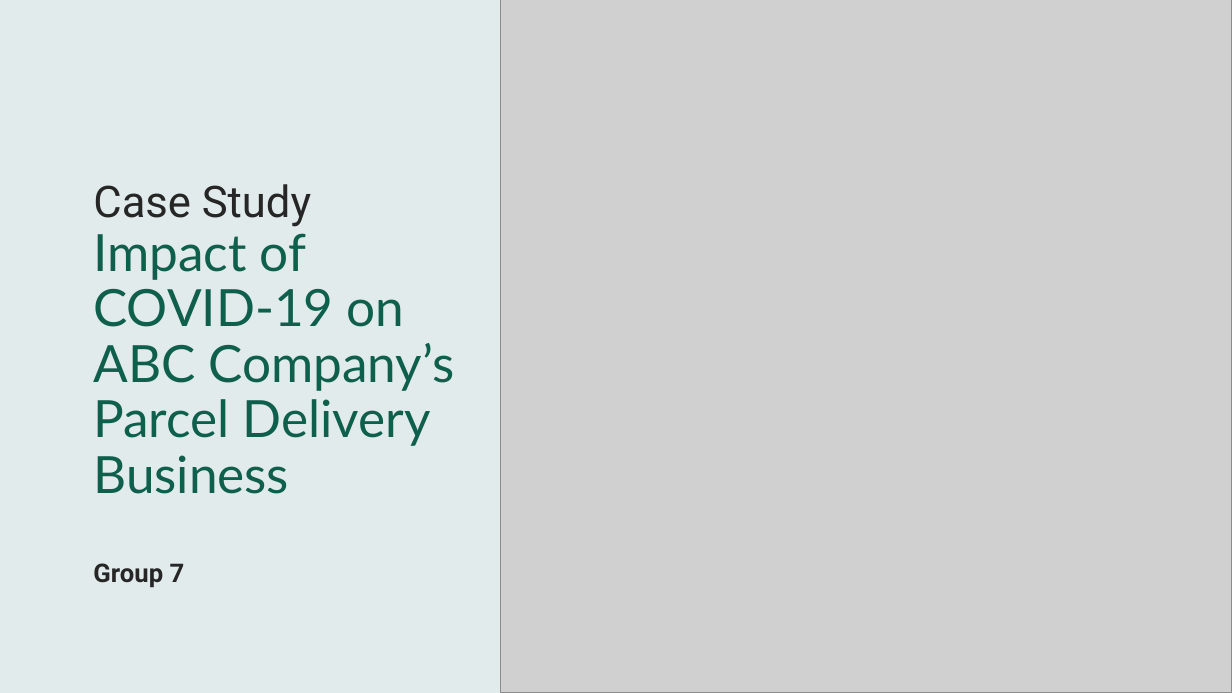
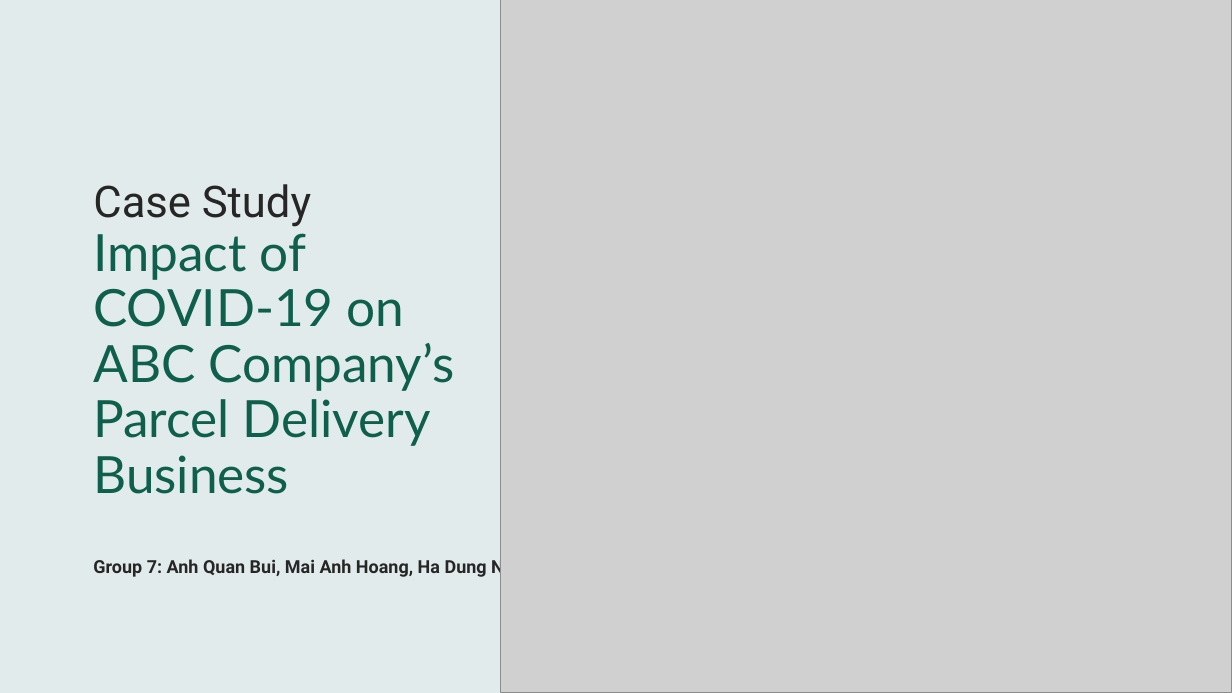
Before and after one commit to anhquanbui/finalprojectg7, a slide deck: slide 1 of Project.pptx. Drawn at 1232x693 pixels with LibreOffice and Linux fonts; fonts in the diff are those of the drawing; grey boxes stand for pictures. Boxes give left, top, right and bottom in pixels: in the first picture for what was removed or moved away, otherwise in the second. Text is boxed around its words. In the diff, an @@ line names an element or a change of style, - is before the commit and + after.

```diff
--- a/Project.pptx
+++ b/Project.pptx
@@ subtitle at (x1=93, y1=557, x2=553, y2=579): text changed; size 20 to 14 pt @@
-Group 7
+Group 7: Anh Quan Bui, Mai Anh Hoang, Ha Dung Nguyen
```
Also in this commit, not shown: 9 other slides changed, 4 slides added, 2 slides removed.
